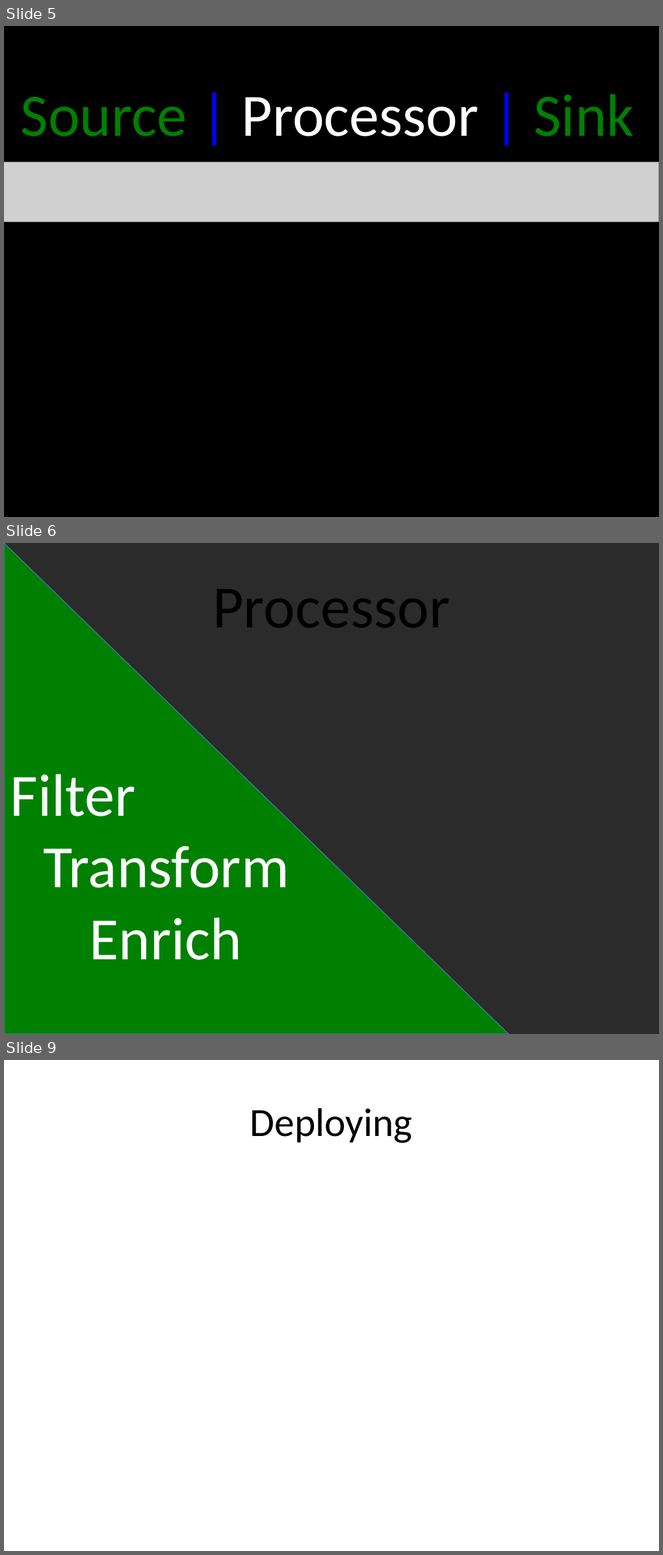
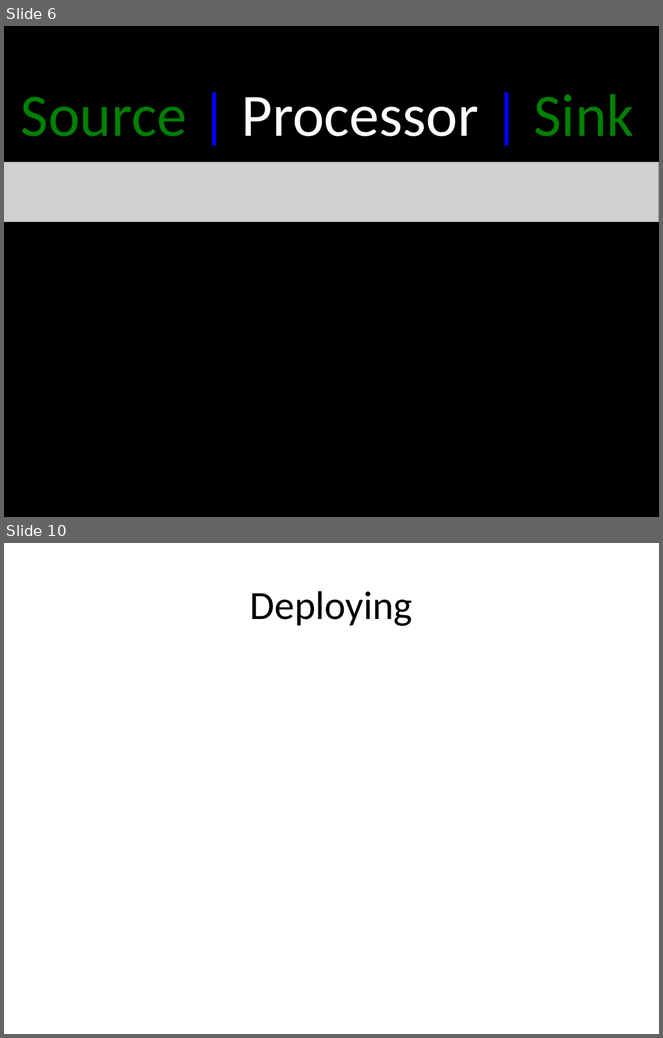
Before and after one commit to cppwfs/DNDataflow, a slide deck: presentations/DNdataflowStreams.pptx. Shown one above the other, each under a label of ours: slides 5, 6 and 9 before the commit, slides 6 and 10 after it; the slides between them are not shown. The pictures are 663x1555 and 663x1038 pixels, drawn with LibreOffice and Linux fonts; fonts in the diff are those of the drawing; grey boxes stand for pictures; background and template pictures are left out; a plain dark background stands for a picture behind light text. Boxes give left, top, right and bottom in pixels: in the first picture for what was removed or moved away, otherwise in the second. Text is boxed around its words. In the diff, an @@ line names an element or a change of style, - is before the commit and + after.

```diff
--- a/presentations/DNdataflowStreams.pptx
+++ b/presentations/DNdataflowStreams.pptx
@@ slide 6 removed at [4, 543, 659, 1034], background picture (left out) @@
@@ right triangle removed at [4, 543, 508, 1034] @@
@@ title removed at [213, 589, 450, 627] @@
-Processor
@@ text removed at [10, 774, 289, 960] @@
-Filter
-Transform
-Enrich
@@ what was slide 5 is now slide 6 @@
@@ what was slide 9 is now slide 10 @@
```
Also in this commit, not shown: 1 slide changed, 7 slides added, 4 other slides removed.
